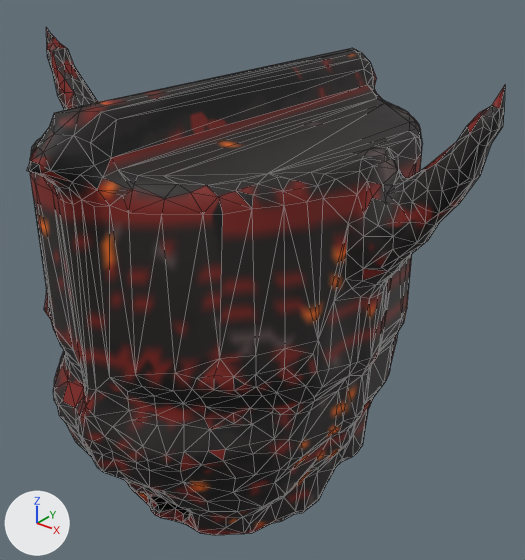
One commit to the glTF model www/proto3d/models/beth/equipment/fitted/darius/darius_plate_masterwork_helm_lod1.glb: the scene before it, then after it.
Before and after are seen from a camera (50 mm lens) standing at (0.371, -0.529, 2.061) and looking at (0.008, -0.075, 1.78). Every picture has the same lights, and +X, +Y and +Z are marked at lower left. The older version comes first. Mesh edges are drawn as thin lines. Vertices at exactly the same position are counted once.

In view in the first picture: 'darius_plate_masterwork_helm_lod1'.
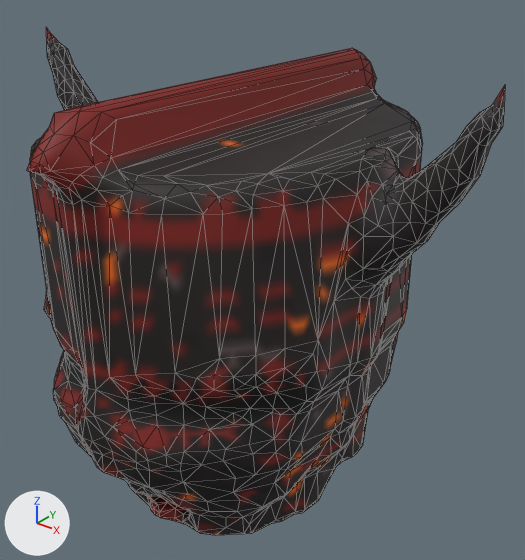
Pixel boxes [x1, y1, x2, y2] of what changed, in the pictures (525 x 560 px; the box of a moved part takes in the faces that stretch with it):
```json
{"part": 1, "of": "me_darius_plate_masterwork_helm_hi_002", "change": "moved or reshaped", "before": [269, 103, 423, 173], "after": [269, 103, 423, 173]}
{"part": 2, "of": "me_darius_plate_masterwork_helm_hi_002", "change": "moved or reshaped", "before": [277, 365, 350, 414], "after": [277, 365, 350, 414]}
{"part": 3, "of": "me_darius_plate_masterwork_helm_hi_002", "change": "surface changed", "before": [27, 27, 505, 535], "after": [27, 27, 505, 535]}
```

Scene script edits in JSON lines:
```json
{"block": "me_darius_plate_masterwork_helm_hi_002", "where": "# used by ob_darius_plate_masterwork_helm_lod1; location = (0.0, 0.0, 0.0)"}
{"op": "remove", "block": "me_darius_plate_masterwork_helm_hi_002", "code": "me_darius_plate_masterwork_helm_hi_002.from_pydata(...)  # 1798 vertices, 3599 faces; spans x -0.229..0.212, y -0.288..0.108, z 1.574..1.978"}
{"op": "add", "block": "me_darius_plate_masterwork_helm_hi_002", "code": "me_darius_plate_masterwork_helm_hi_002.from_pydata(...)  # 1795 vertices, 3593 faces; spans x -0.229..0.212, y -0.288..0.108, z 1.574..1.978"}
{"block": "me_darius_plate_masterwork_helm_hi_002", "change": "me_darius_plate_masterwork_helm_hi_002 part 1"}
{"block": "me_darius_plate_masterwork_helm_hi_002", "change": "7 vertices are removed from x 0.097..0.122, y -0.032..0.021, z 1.913..1.92"}
{"block": "me_darius_plate_masterwork_helm_hi_002", "change": "26 faces are deleted"}
{"block": "me_darius_plate_masterwork_helm_hi_002", "change": "2 vertices move from x 0.113..0.114, y -0.026..-0.011, z 1.915..1.92 to x 0.114..0.119, y -0.027..-0.018, z 1.913..1.92"}
{"block": "me_darius_plate_masterwork_helm_hi_002", "change": "7 vertices are added at x 0.098..0.122, y -0.032..0.021, z 1.913..1.92"}
{"block": "me_darius_plate_masterwork_helm_hi_002", "change": "26 new faces join them"}
{"block": "me_darius_plate_masterwork_helm_hi_002", "change": "me_darius_plate_masterwork_helm_hi_002 part 2"}
{"block": "me_darius_plate_masterwork_helm_hi_002", "change": "2 vertices are removed from x 0.122..0.125, y -0.157..-0.152, z 1.749..1.757"}
{"block": "me_darius_plate_masterwork_helm_hi_002", "change": "9 faces are deleted"}
{"block": "me_darius_plate_masterwork_helm_hi_002", "change": "1 vertex moves from x 0.115, y -0.165, z 1.745 to x 0.118, y -0.161, z 1.746"}
{"block": "me_darius_plate_masterwork_helm_hi_002", "change": "1 vertex is added at (0.125, -0.151, 1.753)"}
{"block": "me_darius_plate_masterwork_helm_hi_002", "change": "7 new faces join them"}
{"block": "me_darius_plate_masterwork_helm_hi_002", "change": "me_darius_plate_masterwork_helm_hi_002 part 3: 2388 kept faces spanning x -0.229..0.212, y -0.288..0.108, z 1.574..1.978 get new texture (UV) coordinates"}
{"block": "me_darius_plate_masterwork_helm_hi_002", "change": "other edits to the shape of me_darius_plate_masterwork_helm_hi_002 do not show in these pictures"}
```
